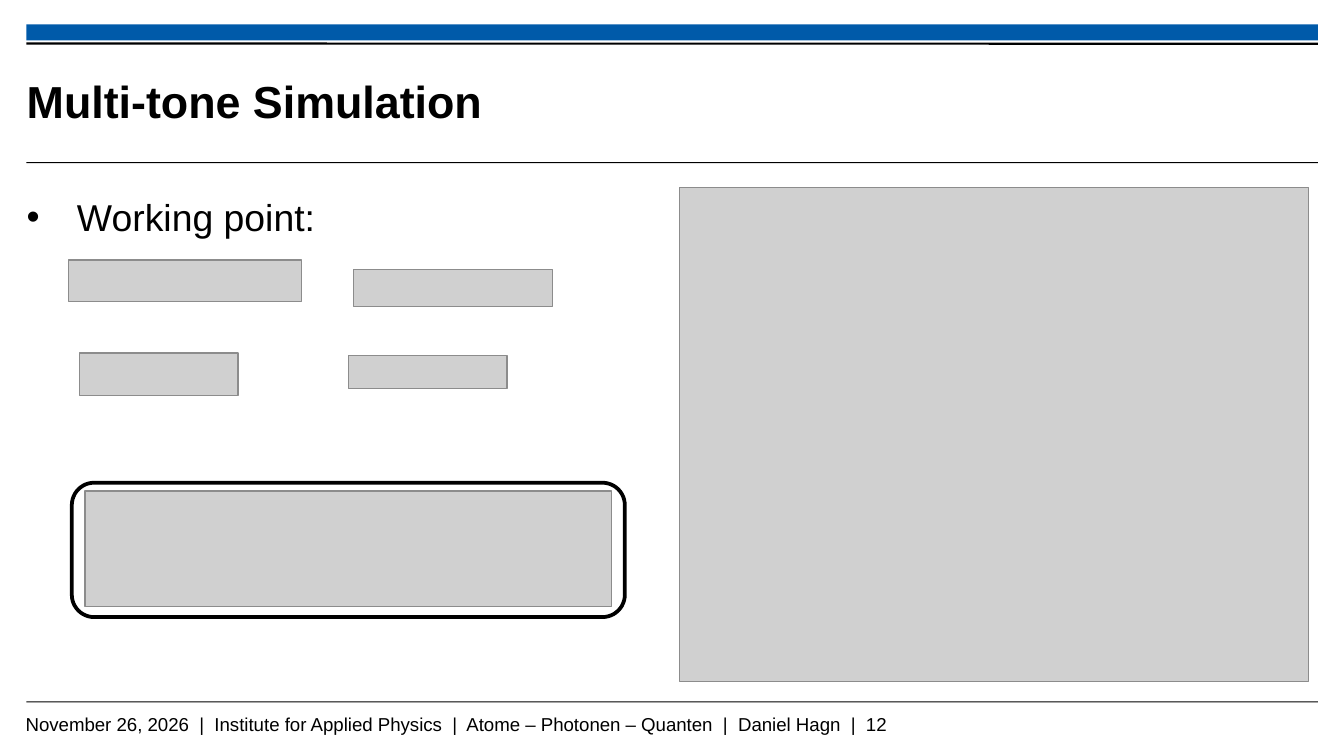
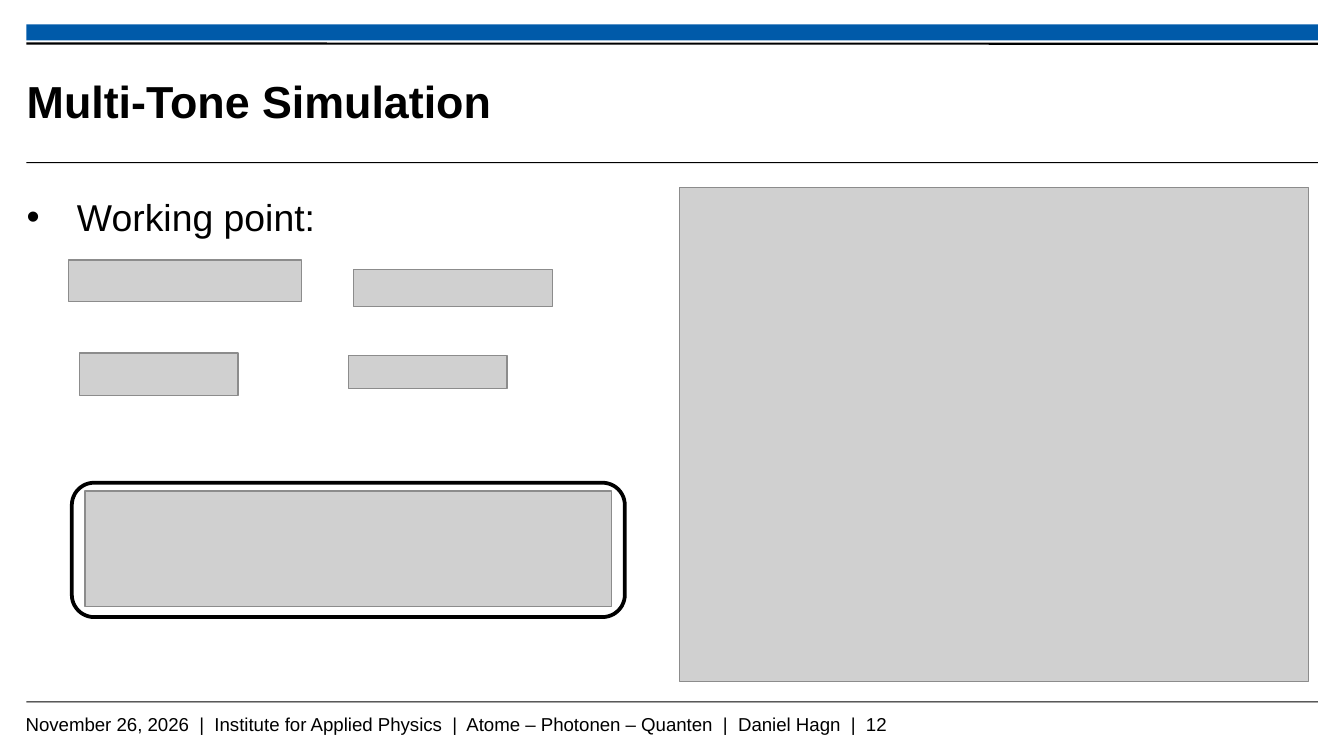
Before and after one commit to Daniel-Hagn-physik/Masterthesis_Backup, a slide deck: slide 12 of Hagn_Daniel_Mastervortrag.pptx. Drawn at 1344x756 pixels with LibreOffice and Linux fonts; fonts in the diff are those of the drawing; grey boxes stand for pictures; background and template pictures are left out. Boxes give left, top, right and bottom in pixels: in the first picture for what was removed or moved away, otherwise in the second. Text is boxed around its words. In the diff, an @@ line names an element or a change of style, - is before the commit and + after.

```diff
--- a/Hagn_Daniel_Mastervortrag.pptx
+++ b/Hagn_Daniel_Mastervortrag.pptx
@@ title at [27,85,491,119]: text changed @@
-Multi-tone Simulation
+Multi-Tone Simulation
```
Also in this commit, not shown: 6 other slides changed.
